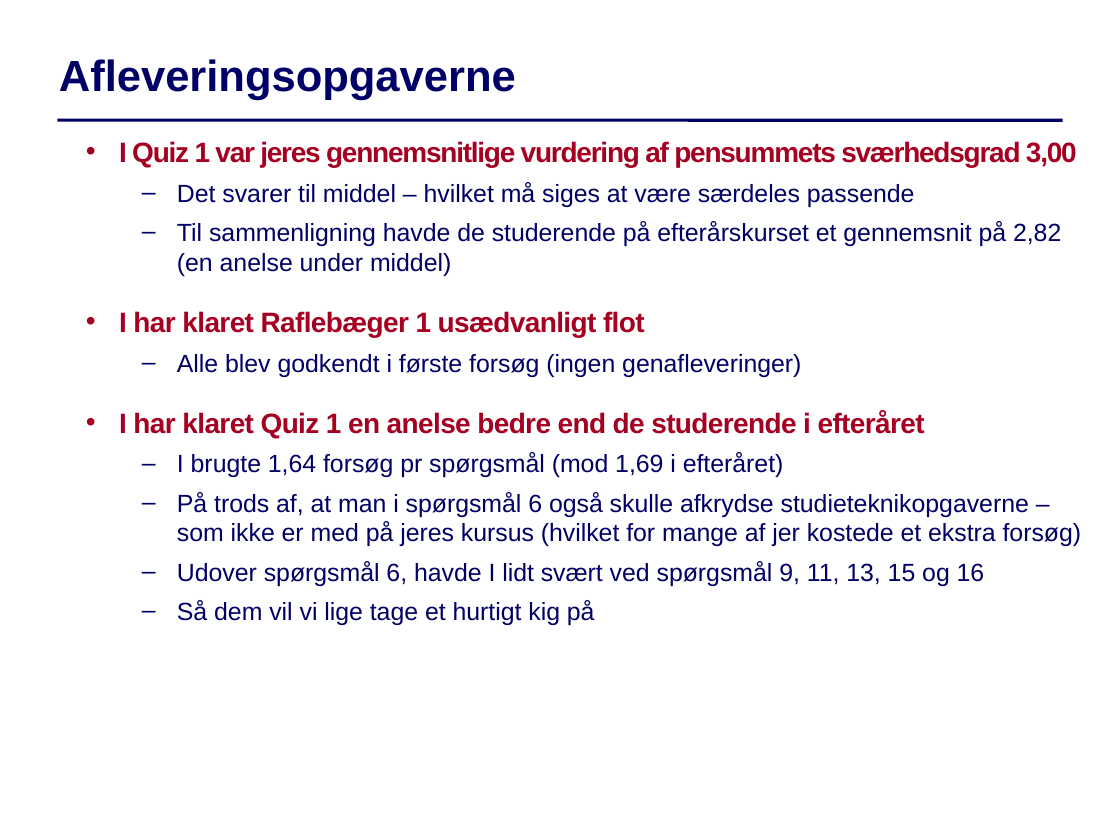
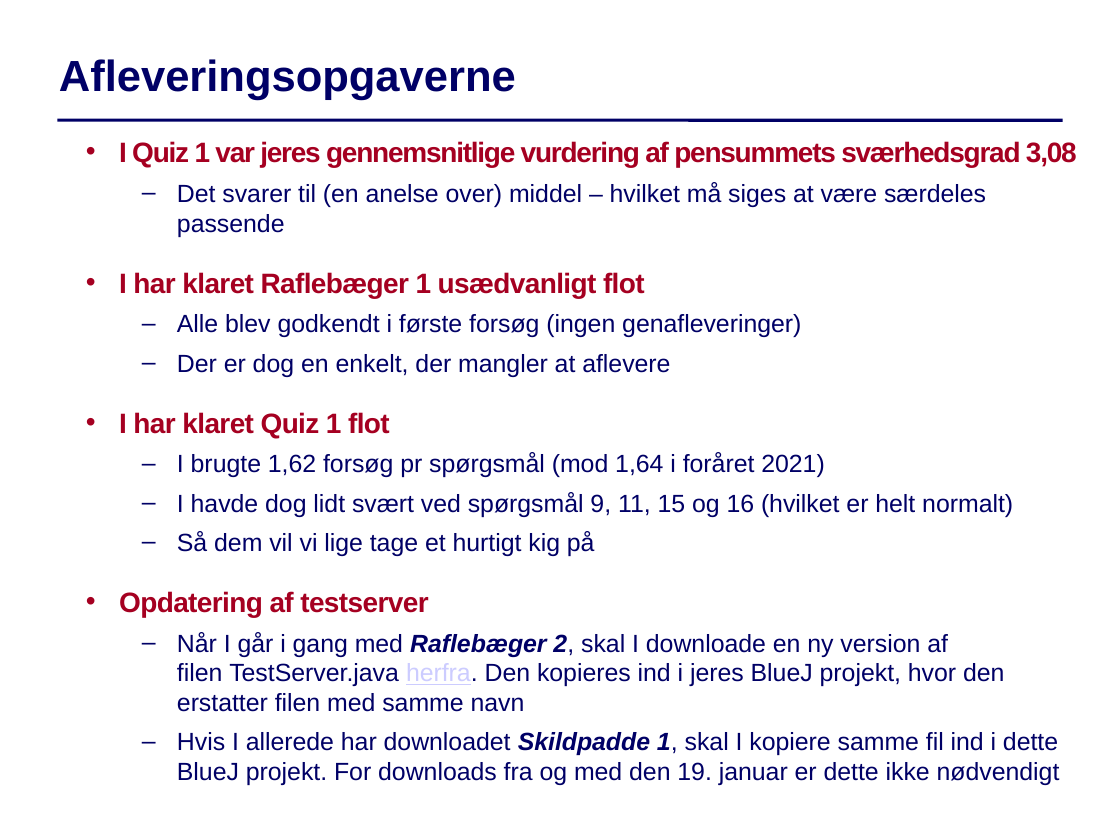
Before and after one commit to IntProgAU/Materiale, a slide deck: slide 2 of web/g22/status/Status2.pptx. Drawn at 1120x840 pixels with LibreOffice and Linux fonts; fonts in the diff are those of the drawing. Boxes give left, top, right and bottom in pixels: in the first picture for what was removed or moved away, otherwise in the second. Text is boxed around its words. In the diff, an @@ line names an element or a change of style, - is before the commit and + after.

```diff
--- a/web/g22/status/Status2.pptx
+++ b/web/g22/status/Status2.pptx
@@ text at bbox=[119, 141, 1077, 237]: text changed @@
-  • I Quiz 1 var jeres gennemsnitlige vurdering af pensummets sværhedsgrad 3,00
-  – Det svarer til middel – hvilket må siges at være særdeles passende
-  – Til sammenligning havde de studerende på efterårskurset et gennemsnit på 2,82 (en anelse under middel)
+  • I Quiz 1 var jeres gennemsnitlige vurdering af pensummets sværhedsgrad 3,08
+  – Det svarer til (en anelse over) middel – hvilket må siges at være særdeles passende
@@ text at bbox=[119, 354, 1013, 517]: text changed @@
-  • I har klaret Quiz 1 en anelse bedre end de studerende i efteråret
-  – I brugte 1,64 forsøg pr spørgsmål (mod 1,69 i efteråret)
-  – På trods af, at man i spørgsmål 6 også skulle afkrydse studieteknikopgaverne – som ikke er med på jeres kursus (hvilket for mange af jer kostede et ekstra forsøg)
-  – Udover spørgsmål 6, havde I lidt svært ved spørgsmål 9, 11, 13, 15 og 16
+  – Der er dog en enkelt, der mangler at aflevere
+  • I har klaret Quiz 1 flot
+  – I brugte 1,62 forsøg pr spørgsmål (mod 1,64 i foråret 2021)
+  – I havde dog lidt svært ved spørgsmål 9, 11, 15 og 16 (hvilket er helt normalt)
@@ text at bbox=[119, 591, 1060, 785]: paragraphs added @@
+  • Opdatering af testserver
+  – Når I går i gang med Raflebæger 2, skal I downloade en ny version af filen TestServer.java herfra. Den kopieres ind i jeres BlueJ projekt, hvor den erstatter filen med samme navn
+  – Hvis I allerede har downloadet Skildpadde 1, skal I kopiere samme fil ind i dette BlueJ projekt. For downloads fra og med den 19. januar er dette ikke nødvendigt
```
Also in this commit, not shown: 5 other slides changed, 1 slide removed, 5 other files.
